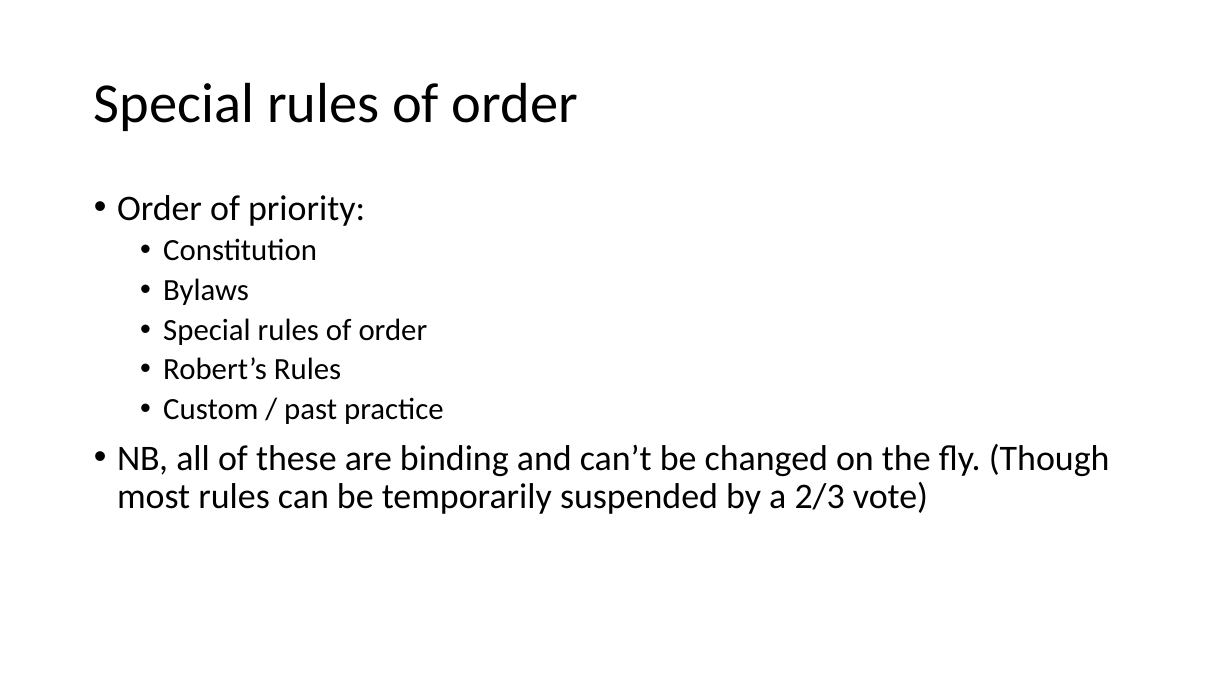
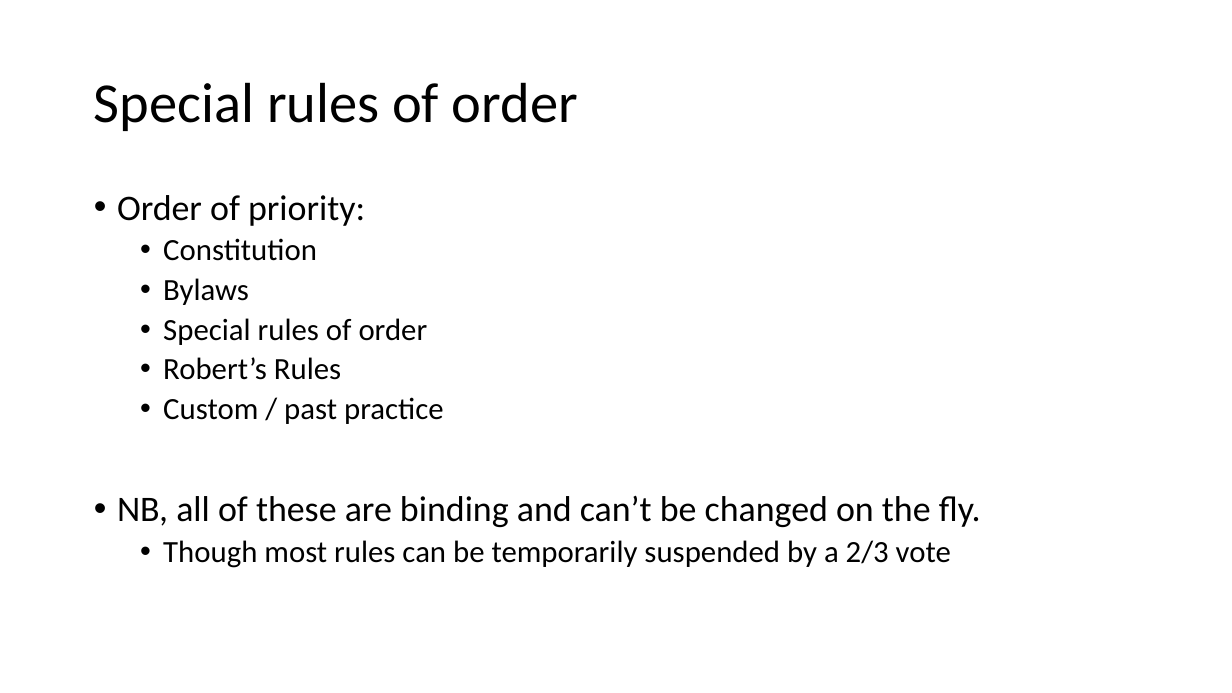
Before and after one commit to AdamSwenson/parliamentary-procedure-explainers, a slide deck: slide 35 of chico-specific/Chico presentation.pptx (slide 37 before the commit). Drawn at 1232x693 pixels with LibreOffice and Linux fonts; fonts in the diff are those of the drawing. Boxes give left, top, right and bottom in pixels: in the first picture for what was removed or moved away, otherwise in the second. Text is boxed around its words. In the diff, an @@ line names an element or a change of style, - is before the commit and + after.

```diff
--- a/chico-specific/Chico presentation.pptx
+++ b/chico-specific/Chico presentation.pptx
@@ text at bbox=[117, 495, 981, 568]: text changed; size 28 to 24 pt @@
-• NB, all of these are binding and can’t be changed on the fly. (Though most rules can be temporarily suspended by a 2/3 vote)
+• NB, all of these are binding and can’t be changed on the fly.
+  • Though most rules can be temporarily suspended by a 2/3 vote
```
Also in this commit, not shown: 4 other slides changed, 1 slide added, 3 slides removed, 1 other file.
